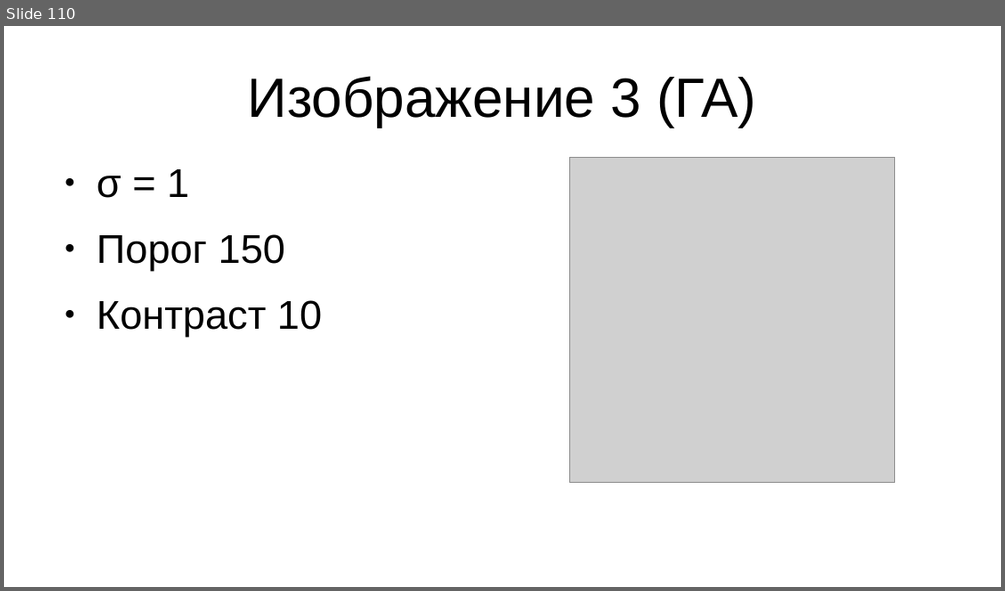
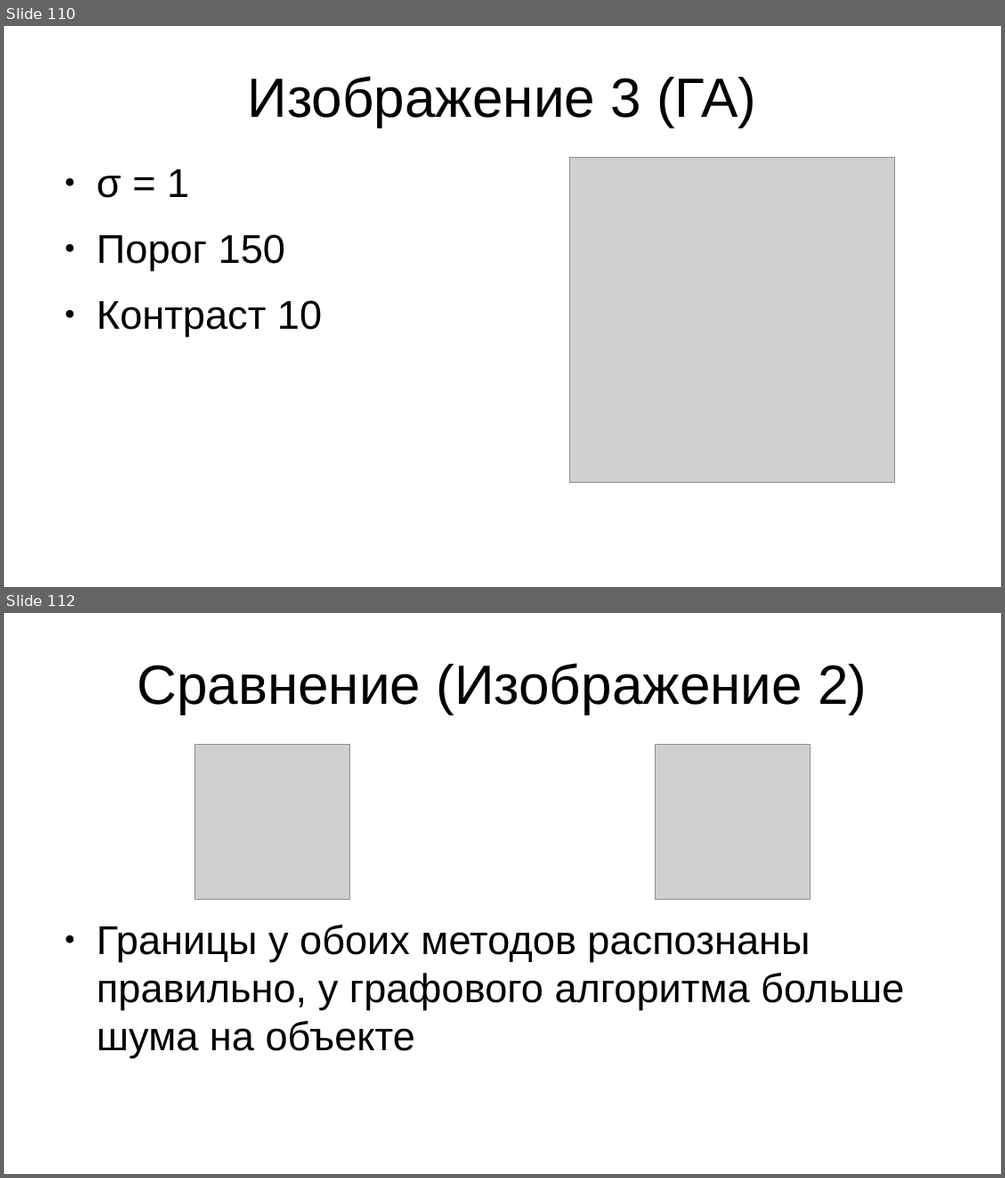
Before and after one commit to AlexeyVorobyev/media-moment-iz-second, a slide deck: report/pres.odp. Shown one above the other, each under a label of ours: slide 110 before the commit, slides 110 and 112 after it; the slides between them are not shown. The pictures are 1005x591 and 1005x1178 pixels, drawn with LibreOffice and Linux fonts; fonts in the diff are those of the drawing; grey boxes stand for pictures. Boxes give left, top, right and bottom in pixels: in the first picture for what was removed or moved away, otherwise in the second. Text is boxed around its words. In the diff, an @@ line names an element or a change of style, - is before the commit and + after.

Commit message:
Закончил презентацию, нужно добавить описание графового алгоритма

```diff
--- a/report/pres.odp
+++ b/report/pres.odp
@@ slide 112 added at [4, 613, 1001, 1174], background #FFFFFF @@
@@ title added at [137, 663, 866, 714], 44 pt, text #000000 @@
+Сравнение (Изображение 2)
@@ picture added at [194, 744, 349, 899] @@
@@ picture added at [655, 744, 810, 899] @@
@@ text added at [97, 925, 904, 1058], 32 pt, text #000000 @@
+● Границы у обоих методов распознаны правильно, у графового алгоритма больше шума на объекте
```
Also in this commit, not shown: 4 other slides added, 2 slides removed.
